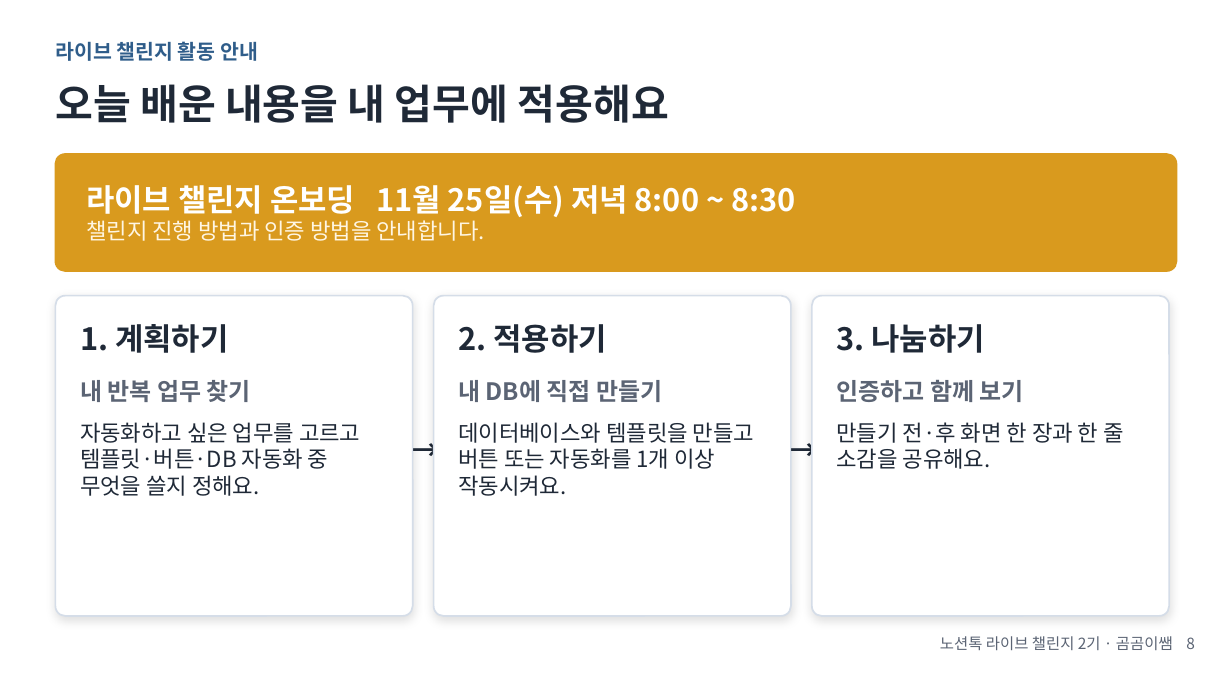
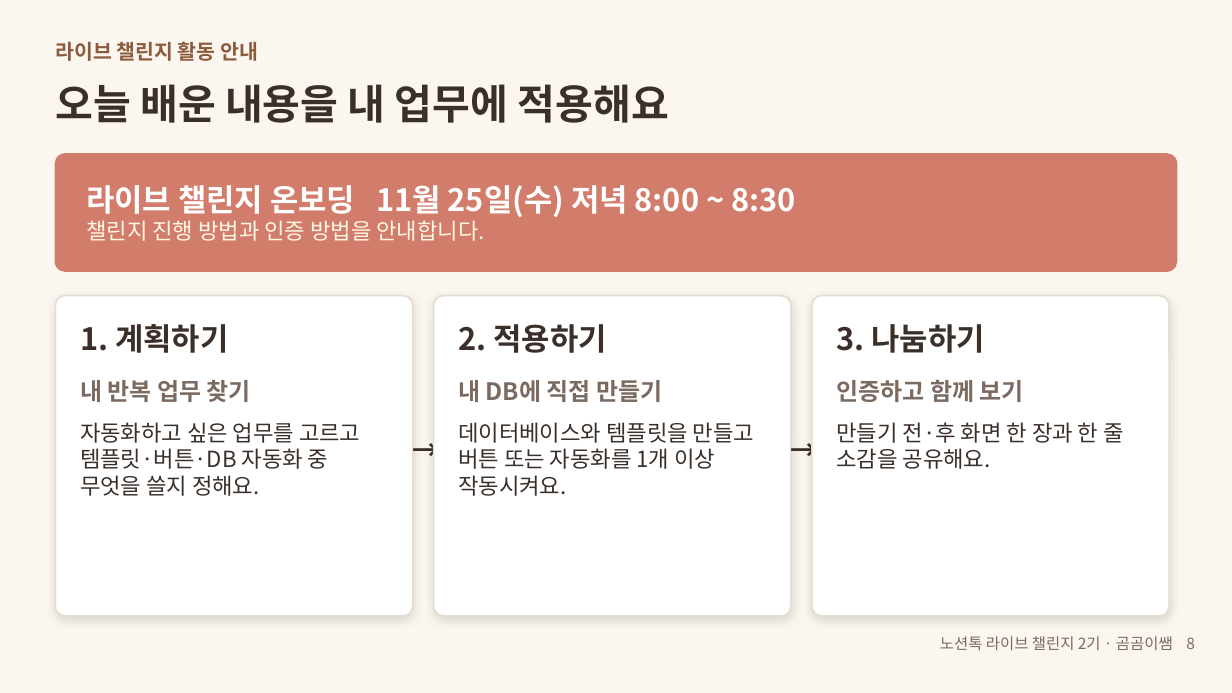
Before and after one commit to gomgomeet/skills, a slide deck: slide 8 of webinars/notiontalk-live-challenge-1/notiontalk-live-challenge-webinar.pptx. Drawn at 1232x693 pixels with LibreOffice and Linux fonts; fonts in the diff are those of the drawing. Boxes give left, top, right and bottom in pixels: in the first picture for what was removed or moved away, otherwise in the second. Text is boxed around its words. In the diff, an @@ line names an element or a change of style, - is before the commit and + after.

```diff
--- a/webinars/notiontalk-live-challenge-1/notiontalk-live-challenge-webinar.pptx
+++ b/webinars/notiontalk-live-challenge-1/notiontalk-live-challenge-webinar.pptx
@@ background #FFFFFF to #FBF7F0 @@
@@ text "라이브 챌린지 활동 안내" at [55, 41, 258, 61]: text colour #2F5D8A to #8C5A3C @@
@@ rounded rectangle at [55, 154, 1177, 271]: fill #D99A1E to #D27D6B; outline #D99A1E 1 pt to #D27D6B 1 pt @@
@@ outline #D5DDE8 1 pt to #E6DCCF 1 pt in 3 elements at [55, 296, 413, 616], [434, 296, 791, 616], [812, 296, 1169, 616] @@
@@ text colour #5B6474 to #7A6A60 in 4 elements at [940, 636, 1195, 650], [80, 380, 251, 402], [458, 380, 662, 402], [836, 380, 1024, 402] @@
@@ text colour #1F2937 to #3B2F2A in 9 elements at [55, 84, 669, 123], [80, 324, 228, 353], [80, 422, 360, 496], [458, 324, 606, 353], [458, 422, 754, 496], [836, 324, 985, 353], [836, 422, 1123, 469], [413, 419, 434, 480], [791, 419, 812, 480] @@
```
Also in this commit, not shown: 46 other slides changed, 2 other files.
